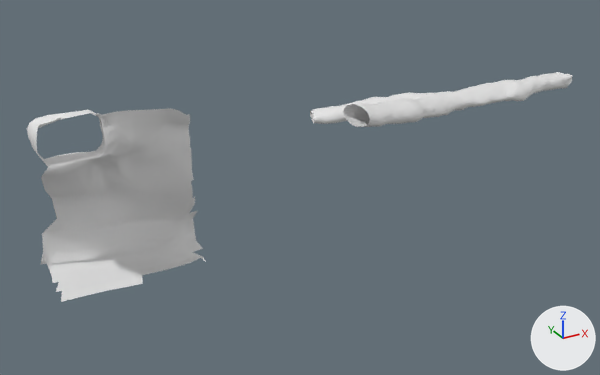
What one commit did to the Blender file models/tunnel02/tunnel02.blend.
Camera for both pictures: a 50 mm lens placed at (-114.0, -98.7, 39.0), pointed at (-58.8, 1.8, -11.2). Arrows for +X, +Y and +Z are at lower right; the lights stay in place. Objects named as collision shapes, trigger or cutter boxes, shadow casters or lower levels of detail are left out.

Names of what the first picture shows: 'room03_cavern', 'tunnel02'.
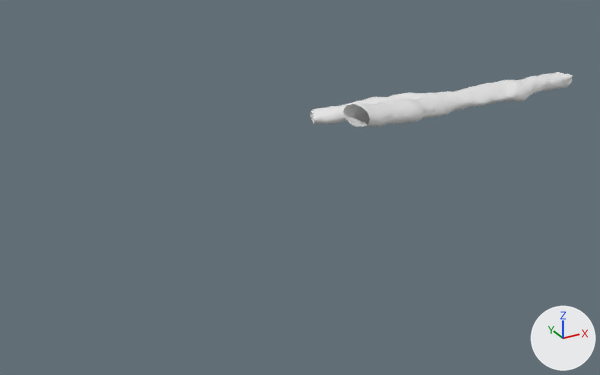
Location of each change, [x1, y1, x2, y2] in pixels of the pictures (600 x 375 px):
'room03_cavern', deleted
    before: [27, 108, 206, 302]

The change in detail:
Object 'room03_cavern' (ob_room03_cavern) is deleted.
